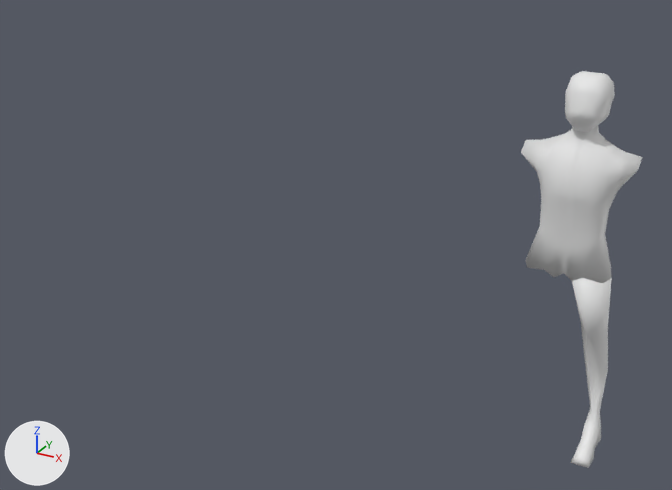
A saved change to the Blender file Assets/Assets/Limbs/limbs.blend.
Before and after are seen from a camera (50 mm lens) standing at (4.18, -4.92, 3.41) and looking at (1.44, 0.06, 0.92). Arrows for +X, +Y and +Z are at lower left; the lights stay in place. The older version comes first.

Objects in the first picture: 'Zombie.Body', 'Zombie.Head', 'Zombie.Leg'.
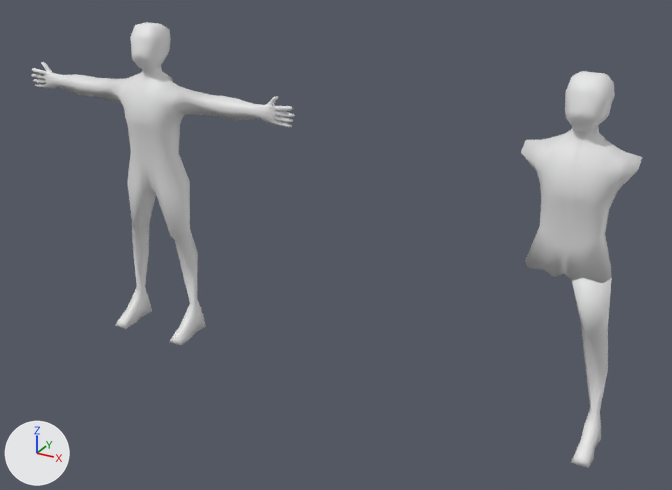
What differs and where, as boxes [x1, y1, x2, y2] in the pictures (672 x 490 px):
'Zombie', shown
    after: [31, 22, 295, 346]

The change in detail:
Object 'Zombie' (ob_zombie) is now shown.
